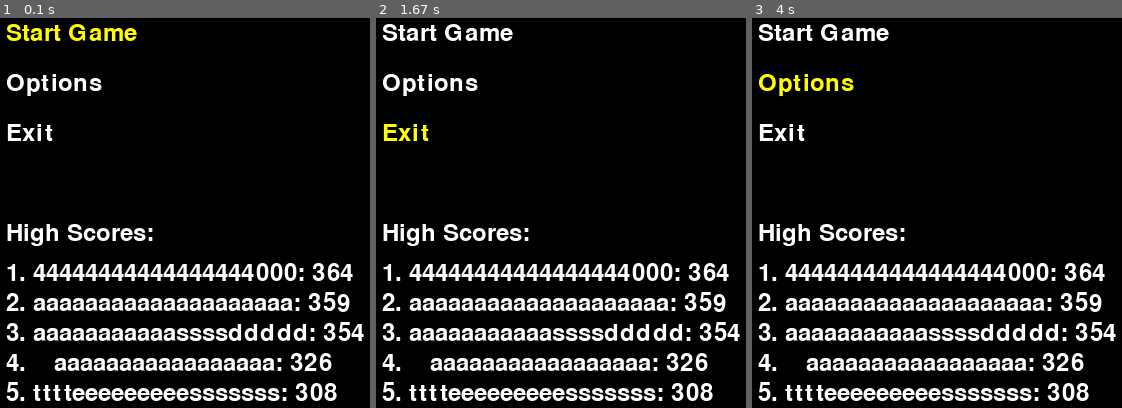
Above: before the commit, frames 1-3 (left to right).
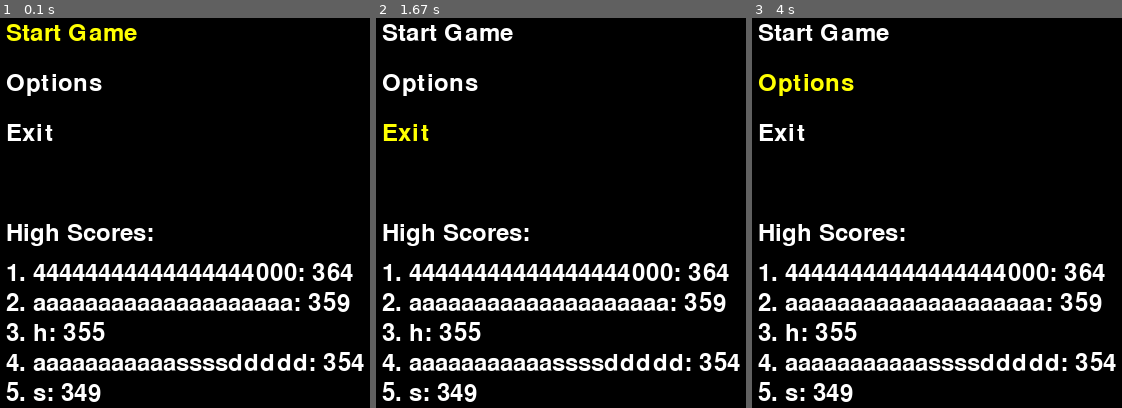
Above: after the commit, the same moments.

Repository: ViniciusKoiti/AgeOfRunner
Game: pygame game, started from main.py
The game is run twice, just before and just after one commit, with the same random seed, the same clock (stepped at 60 frames per second) and the same inputs.
Inputs:
- Up to frame 1 (0.1 s): no input
- Up to frame 2 (1.67 s): hold Down 0.33-0.8 s; hold Down 0.88-1.25 s; hold Space from 1.62 s (still down); hold Down from 1.62 s (still down)
- Up to frame 3 (4 s): release Space at 1.98 s; release Down at 1.98 s; hold Down 2.02-2.38 s; hold Down 2.75-3.12 s; hold Down 3.48-3.85 s

The runs differ from the first frame. In frame 1, 6.5% of the frame differs, in the area x 8-99%, y 77-99%; in frame 2, 6.5%; in frame 3, 6.5%.

Commit message:
Corrigindo input de nome

Diff:
--- a/adapters/pygame_event.py
+++ b/adapters/pygame_event.py
@@ -21,6 +21,9 @@
 
     @override
     def poll_events(self) -> bool:
+
+        self.current_text_input = ("", False, False)
+
         for event in pygame.event.get():
             if event.type == pygame.QUIT:
                 return False
--- a/domain/name_input_manager.py
+++ b/domain/name_input_manager.py
@@ -3,6 +3,7 @@
         self.max_length = max_length
         self.name = ""
         self.active = False
+
 
     def start_input(self):
         self.active = True
--- a/scores.txt
+++ b/scores.txt
@@ -1 +1 @@
-[{"name": "44444444444444444000", "score": 364}, {"name": "aaaaaaaaaaaaaaaaaaaa", "score": 359}, {"name": "aaaaaaaaaaassssddddd", "score": 354}, {"name": "   aaaaaaaaaaaaaaaaa", "sco …(106 unchanged characters)…
+[{"name": "44444444444444444000", "score": 364}, {"name": "aaaaaaaaaaaaaaaaaaaa", "score": 359}, {"name": "h", "score": 355}, {"name": "aaaaaaaaaaassssddddd", "score": 354}, {"name": "s", "score": 349}, {"name": "   aaaaaaaaaaaaaaaaa", "sco …(106 unchanged characters)…
